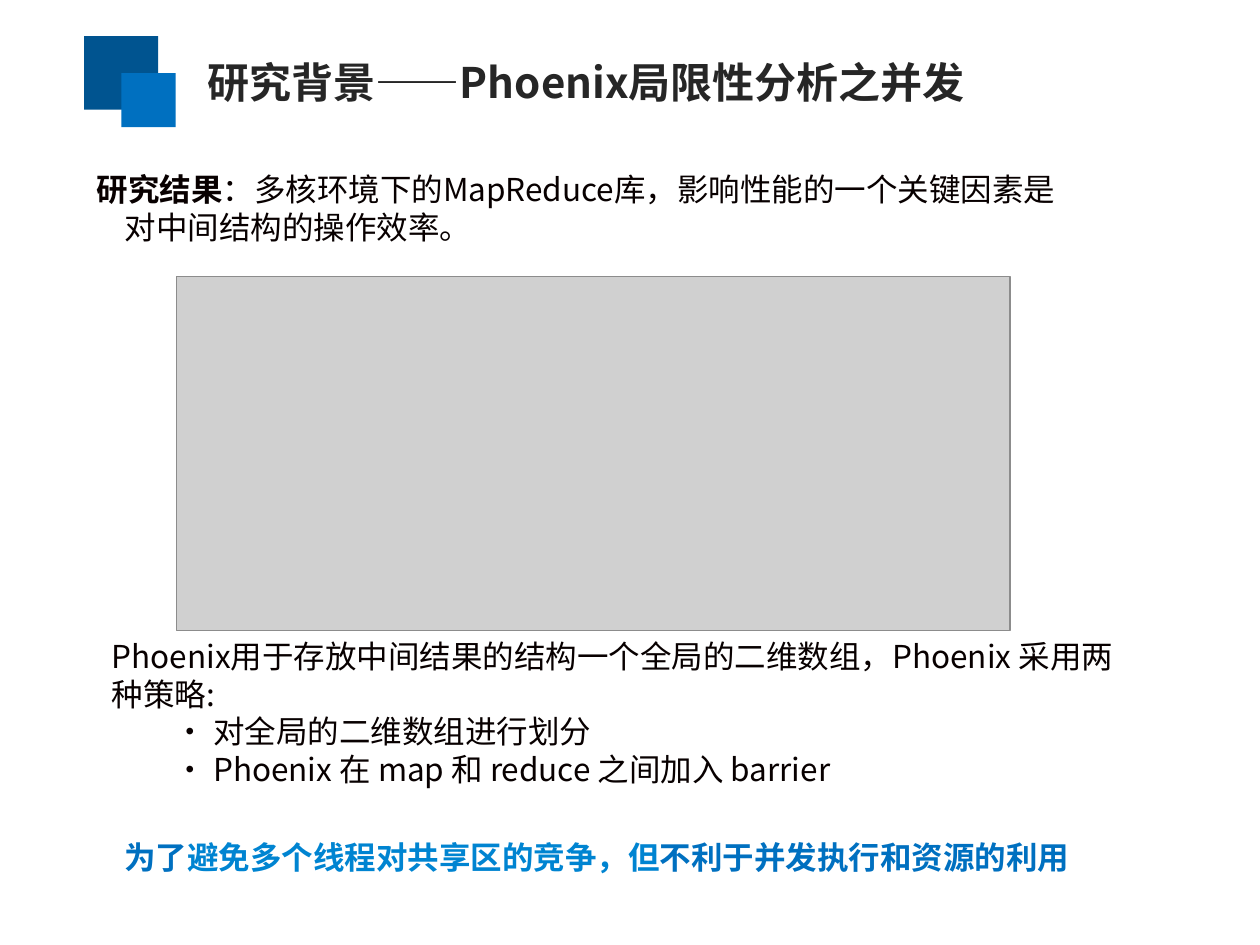
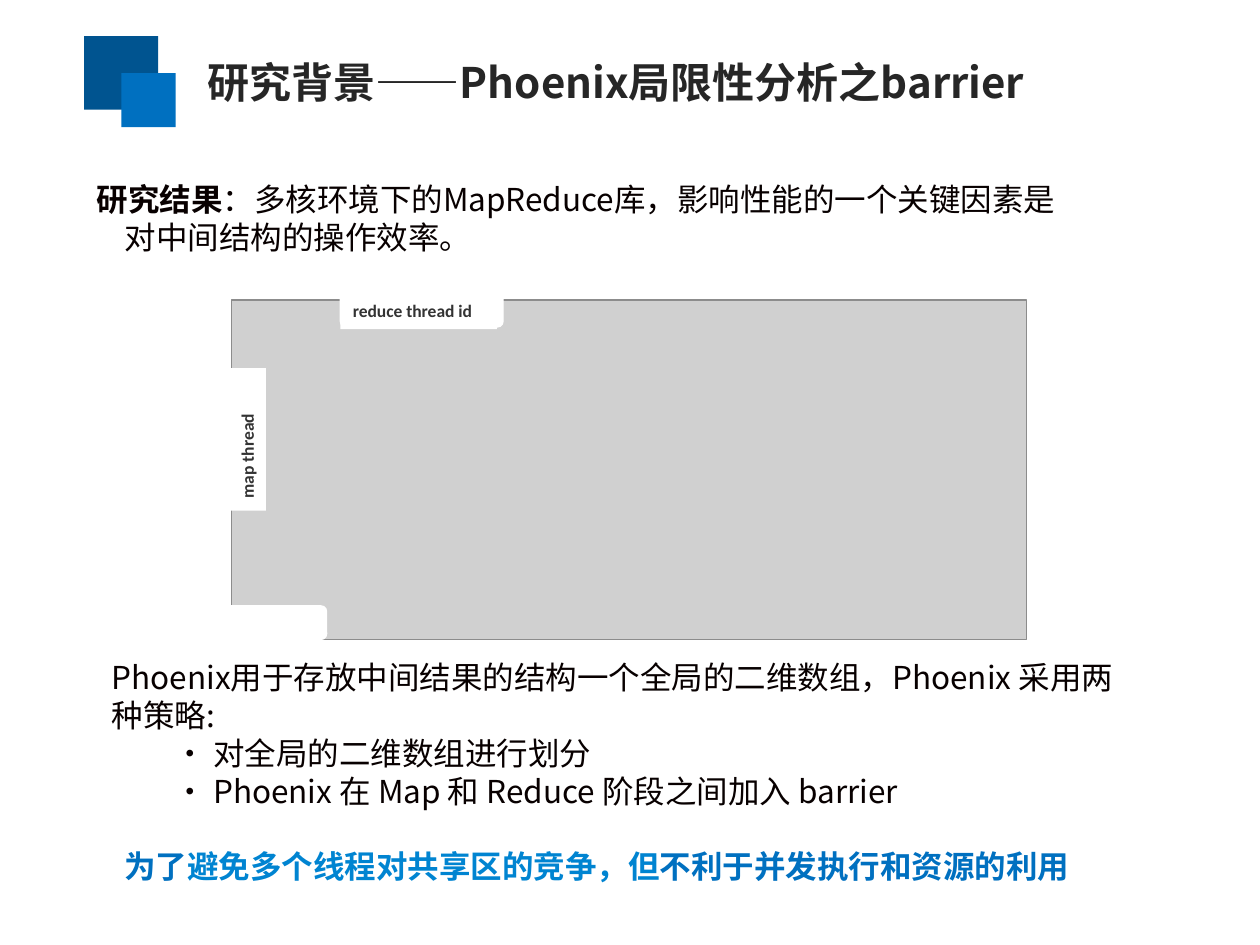
Before and after one commit to yufenyu/work, a slide deck: slide 4 of dmr_paper/paper/chinaSys-2016.ppt. Drawn at 1260x945 pixels with LibreOffice and Linux fonts; fonts in the diff are those of the drawing; grey boxes stand for pictures. Boxes give left, top, right and bottom in pixels: in the first picture for what was removed or moved away, otherwise in the second. Text is boxed around its words. In the diff, an @@ line names an element or a change of style, - is before the commit and + after.

```diff
--- a/dmr_paper/paper/chinaSys-2016.ppt
+++ b/dmr_paper/paper/chinaSys-2016.ppt
@@ text at bbox=[208, 62, 1024, 102]: text changed @@
-研究背景——Phoenix局限性分析之并发
+研究背景——Phoenix局限性分析之barrier
@@ text "研究结果：多核环境下的MapReduce库，影响性能的一个关键因素是 对中间结构的操作效率。": place and size @@
-text "研究结果：多核环境下的MapReduce库，影响性能的一个关键因素是 对中间结构的操作效率。" at bbox=[97, 174, 1056, 242]
+text "研究结果：多核环境下的MapReduce库，影响性能的一个关键因素是 对中间结构的操作效率。" at bbox=[97, 184, 1056, 252]
@@ picture: place and size @@
-picture at bbox=[176, 276, 1011, 630]
+picture at bbox=[232, 300, 1027, 639]
@@ group added at bbox=[164, 294, 503, 640]: 2 rounded rectangles, 2 rectangles @@
+reduce thread id
+map thread
@@ text "Phoenix用于存放中间结果的结构一个全局的二维数组，Phoenix 采用两种策略:": place and size @@
-text "Phoenix用于存放中间结果的结构一个全局的二维数组，Phoenix 采用两种策略:" at bbox=[112, 641, 1113, 789]
+text "Phoenix用于存放中间结果的结构一个全局的二维数组，Phoenix 采用两种策略:" at bbox=[112, 662, 1113, 811]
@@ text at bbox=[213, 776, 897, 811]: text changed @@
-  • Phoenix 在 map 和 reduce 之间加入 barrier
+  • Phoenix 在 Map 和 Reduce 阶段之间加入 barrier
@@ text "为了避免多个线程对共享区的竞争，但不利于并发执行和资源的利用": place and size @@
-text "为了避免多个线程对共享区的竞争，但不利于并发执行和资源的利用" at bbox=[124, 842, 1069, 874]
+text "为了避免多个线程对共享区的竞争，但不利于并发执行和资源的利用" at bbox=[124, 851, 1069, 883]
```
Also in this commit, not shown: 9 other slides changed, 4 slides added, 3 slides removed.
